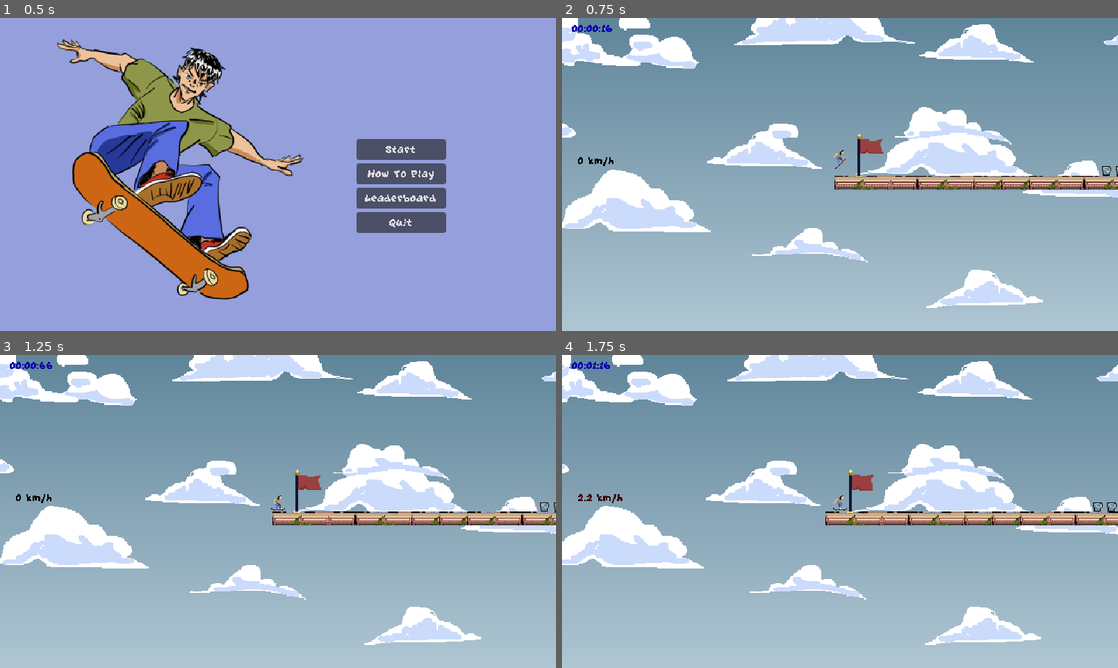
Above: before the commit, frames 1-4 (two rows, left to right).
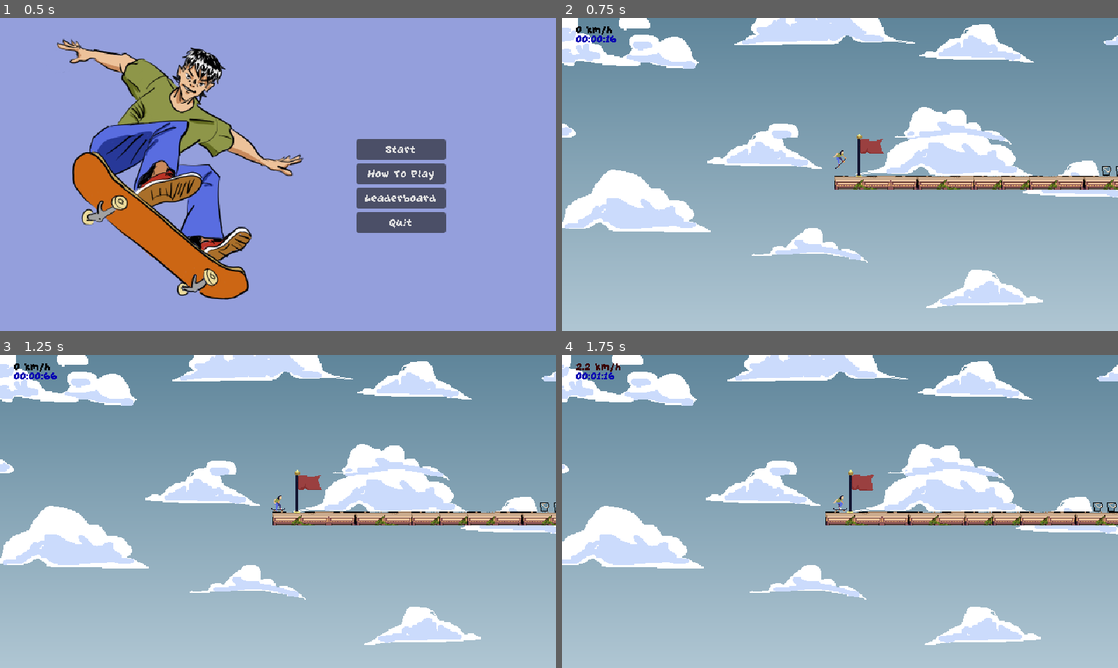
Above: after the commit, the same moments.

Repository: Minipeps/SpeedJam-8
Game: Godot game, scene res://Menus/MainMenu/MainMenu.tscn
Two runs of this game, one before a commit and one after it. Both use one fixed random seed, a clock stepped at 60 frames per second and the inputs below.
Inputs (mouse positions are in pixels of both pictures, inside the frame that each line leads up to):
- Up to frame 1 (0.5 s): no input
- Up to frame 2 (0.75 s): click "Start" at 0.5 s
- Up to frame 3 (1.25 s): no input
- Up to frame 4 (1.75 s): tap Enter (ui_accept) at 1.25, 1.52 s; move the mouse to (962, 495) at 1.27 s; hold Right (player_move_right) from 1.28 s (still down); tap C (display_end_screen_lose) at 1.35 s

Frame 1 is identical in both runs. In frame 2, 0.3% of the frame differs, in the area x 1-10%, y 2-48%; in frame 3, 0.3%; in frame 4, 0.3%, in the area x 1-11%, y 2-48%.

Commit message:
move reset UI text placement

Diff:
--- a/2D/Level.tscn
+++ b/2D/Level.tscn
@@ -235,16 +235,13 @@
 [node name="CanvasLayer" type="CanvasLayer" parent="."]
 
 [node name="Timer" parent="CanvasLayer" instance=ExtResource("4_a7a37")]
-offset_left = -5.0
-offset_top = -12.0
-offset_right = -5.0
-offset_bottom = -12.0
 
 [node name="SpeedCounter" parent="CanvasLayer" instance=ExtResource("6_sqcud")]
-offset_left = 2.0
-offset_top = 151.0
-offset_right = -236.0
-offset_bottom = 11.0
+anchors_preset = 0
+anchor_right = 0.0
+anchor_bottom = 0.0
+grow_horizontal = 1
+grow_vertical = 1
 
 [node name="Checkpoint" parent="." instance=ExtResource("5_bubwb")]
 position = Vector2(88, 265)
